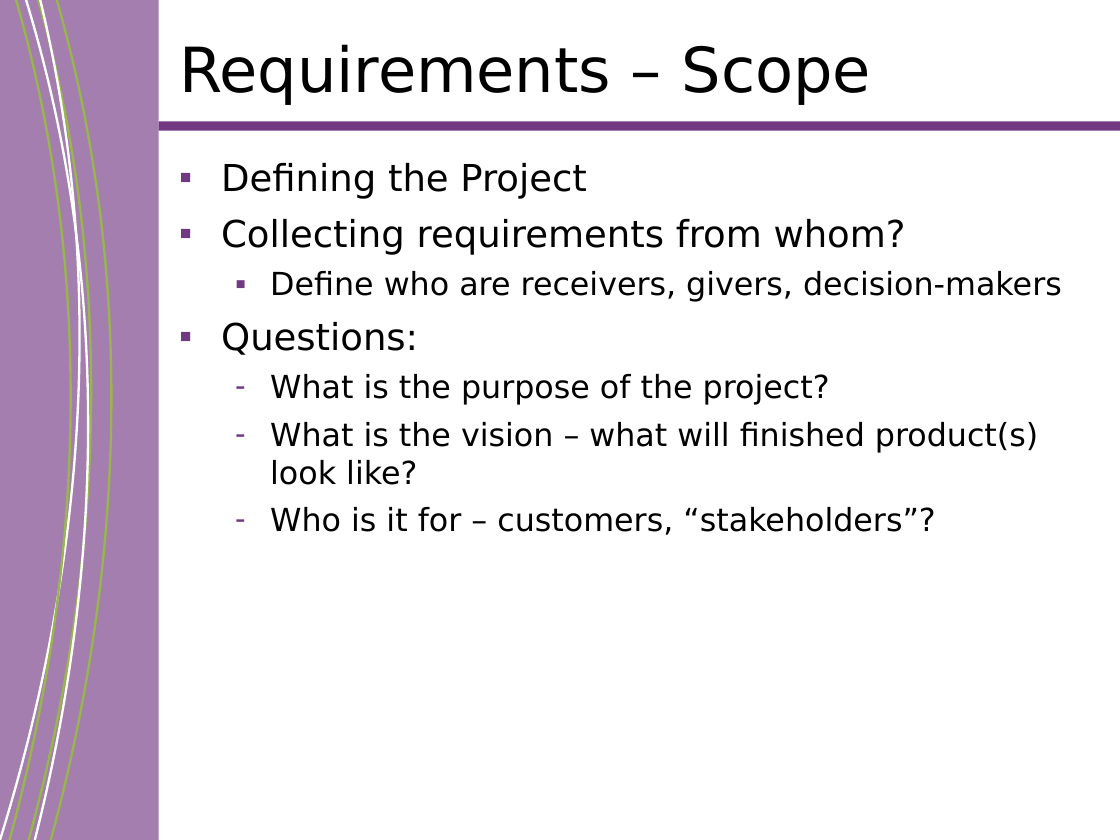
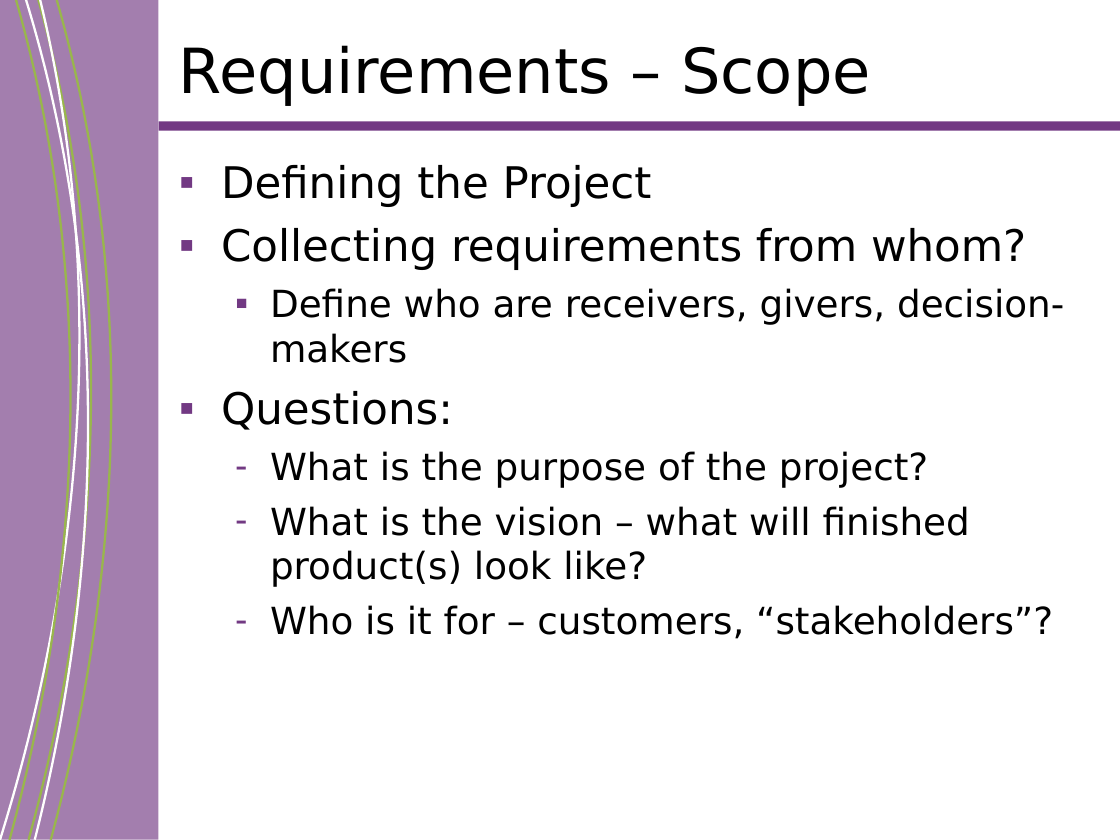
Before and after one commit to ChefPlex/teaching-notes, a slide deck: slide 13 of project-management/year-up/Year Up - ProSkills 101_111715v02.ppt. Drawn at 1120x840 pixels with LibreOffice and Linux fonts; fonts in the diff are those of the drawing; background and template pictures are left out. Boxes give left, top, right and bottom in pixels: in the first picture for what was removed or moved away, otherwise in the second. Text is boxed around its words. In the diff, an @@ line names an element or a change of style, - is before the commit and + after.

```diff
--- a/project-management/year-up/Year Up - ProSkills 101_111715v02.ppt
+++ b/project-management/year-up/Year Up - ProSkills 101_111715v02.ppt
@@ freeform shape at <box>0,0,119,840</box>: outline #FFFFFE 1.5 pt to #FFFFFE 1.47 pt; outline redrawn @@
@@ freeform shape at <box>10,0,109,840</box>: outline #99B64C 1.5 pt to #99B64C 1.47 pt; outline redrawn @@
@@ freeform shape at <box>26,0,124,840</box>: outline #FFFFFE 1.5 pt to #FFFFFE 1.47 pt; outline redrawn @@
@@ freeform shape at <box>28,0,129,840</box>: outline #99B64C 1.5 pt to #99B64C 1.47 pt @@
@@ freeform shape at <box>51,0,148,839</box>: outline #99B64C 1.5 pt to #99B64C 1.47 pt @@
@@ text "Defining the Project" at <box>221,165,1064,639</box>: size 23.8 to 28 pt in "Defining the Project", "Collecting requirements from whom?", "Questions:"; size 20.4 to 24 pt in "Define who are receivers, givers, decision-makers", "What is the purpose of the project?", "What is the vision – what will ...", "Who is it for – customers, “stakeholders”?" @@
```
Also in this commit, not shown: 22 other slides changed, 6 other files.
